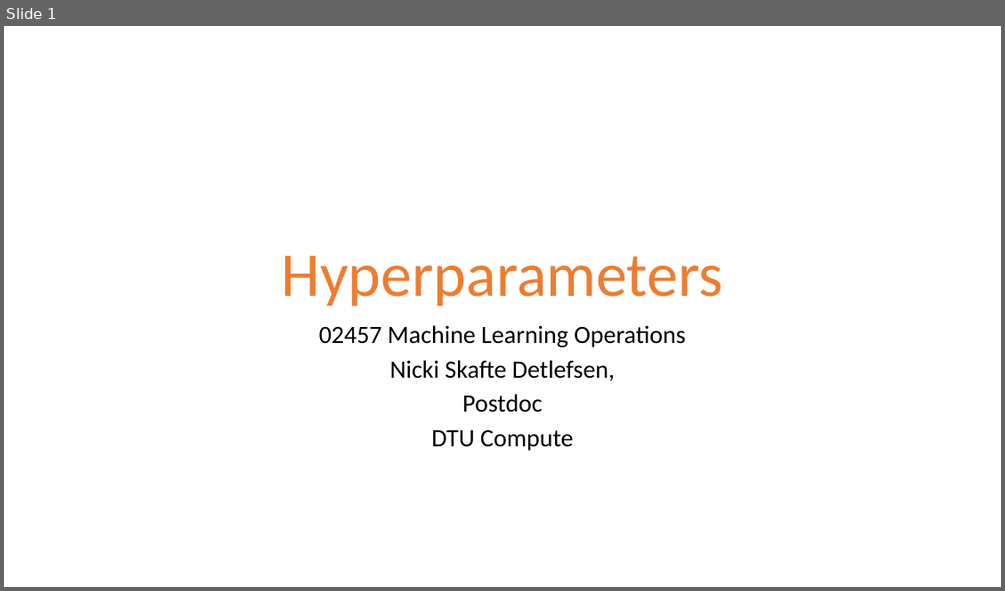
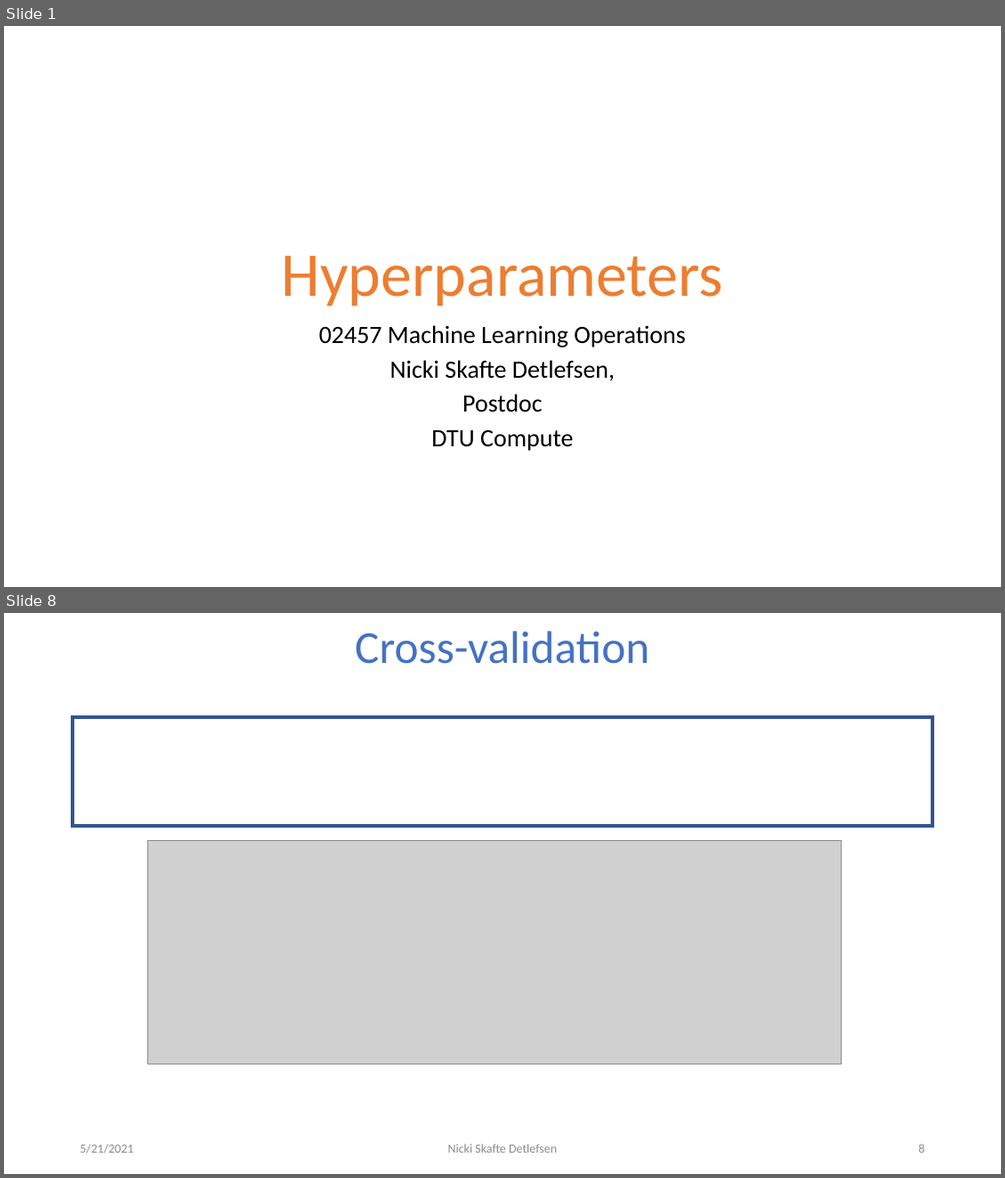
Before and after one commit to DeepEasterbunny/dtu_mlops, a slide deck: 09_crossvalidation_at_scale/Hyperparameters.pptx. Shown one above the other, each under a label of ours: slide 1 before the commit, slides 1 and 8 after it; the slides between them are not shown. The pictures are 1005x591 and 1005x1178 pixels, drawn with LibreOffice and Linux fonts; fonts in the diff are those of the drawing; grey boxes stand for pictures; background and template pictures are left out. Boxes give left, top, right and bottom in pixels: in the first picture for what was removed or moved away, otherwise in the second. Text is boxed around its words. In the diff, an @@ line names an element or a change of style, - is before the commit and + after.

```diff
--- a/09_crossvalidation_at_scale/Hyperparameters.pptx
+++ b/09_crossvalidation_at_scale/Hyperparameters.pptx
@@ slide 8 added at [4, 613, 1001, 1174], background #FFFFFF @@
@@ title added at [355, 631, 649, 664], 44 pt, text #4472C4 @@
+Cross-validation
@@ rectangle added at [73, 718, 933, 826], outline #325491 3 pt @@
@@ picture added at [147, 840, 841, 1064] @@
@@ text added at [80, 1143, 133, 1153], 12 pt, text #8C8C8C @@
+5/21/2021
@@ text added at [448, 1143, 557, 1152], 12 pt, text #8C8C8C @@
+Nicki Skafte Detlefsen
@@ page number added at [918, 1143, 924, 1152], 12 pt, text #8C8C8C @@
+8
```
Also in this commit, not shown: 7 slides changed, 6 other slides added, 2 other files.
